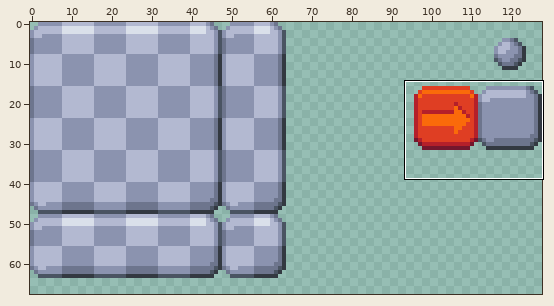
Two versions of one pixel-art file, Assignment 3_Platformer_1.0/Assets/Sprites/TestTiles.aseprite. Above, an overview of the earlier version with the close-up marked.
Close-up. Before:
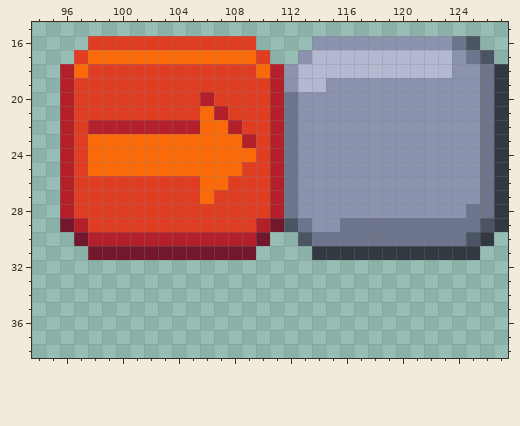
128x128 pixels, 1 frame. Shown: x 94..127, y 15..38. The wide view leaves out empty margins.
Once edited:
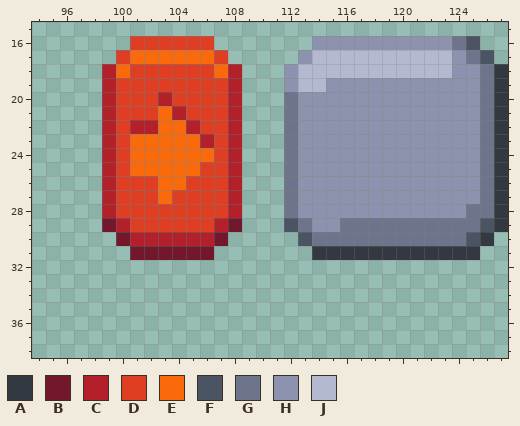
Palette (. is transparent): A #333941  B #73172d  C #b4202a  D #df3e23  E #fa6a0a  F #4a5462  G #6d758d  H #8b93af  J #b3b9d1
From old to new:
y 16: x 98..100 DDD -> ...; x 107..109 DDD -> ...
y 17: x 97..100 DEEE -> ...D; x 107..110 EEED -> D...
y 18: x 96..100 CEDDD -> ...CE; x 107..111 DDDEC -> EC...
y 19: x 96..99 CDDD -> ...C; x 108..111 DDDC -> C...
y 20: x 96..99 CDDD -> ...C; x 103 D -> C; x 106 C -> D; x 108..111 DDDC -> C...
y 21: x 96..99 CDDD -> ...C; x 103..104 DD -> EC; x 106..111 ECDDDC -> DDC...
y 22: x 96..98 CDC -> ...; x 100 C -> D; x 103..104 CC -> EE; x 106..107 EE -> DD; x 109..111 DDC -> ...
y 23: x 96..100 CDEEE -> ...CD; x 106..111 EEECDC -> CDC...
y 24: x 96..100 CDEEE -> ...CD; x 107..111 EEEDC -> DC...
y 25: x 96..100 CDEEE -> ...CD; x 106..111 EEEDDC -> DDC...
y 26: x 96..99 CDDD -> ...C; x 103..104 DD -> EE; x 106..111 EEDDDC -> DDC...
y 27: x 96..99 CDDD -> ...C; x 103 D -> E; x 106 E -> D; x 108..111 DDDC -> C...
y 28: x 96..99 CDDD -> ...C; x 108..111 DDDC -> C...
y 29: x 96..100 BCDDD -> ...BC; x 107..111 DDDCB -> CB...
y 30: x 97..100 BCCC -> ...B; x 107..110 CCCB -> B...
y 31: x 98..100 BBB -> ...; x 107..109 BBB -> ...
Where, in picture pixels (left, top, right, bottom), the same in both close-ups:
changed: (60, 36, 284, 260)
